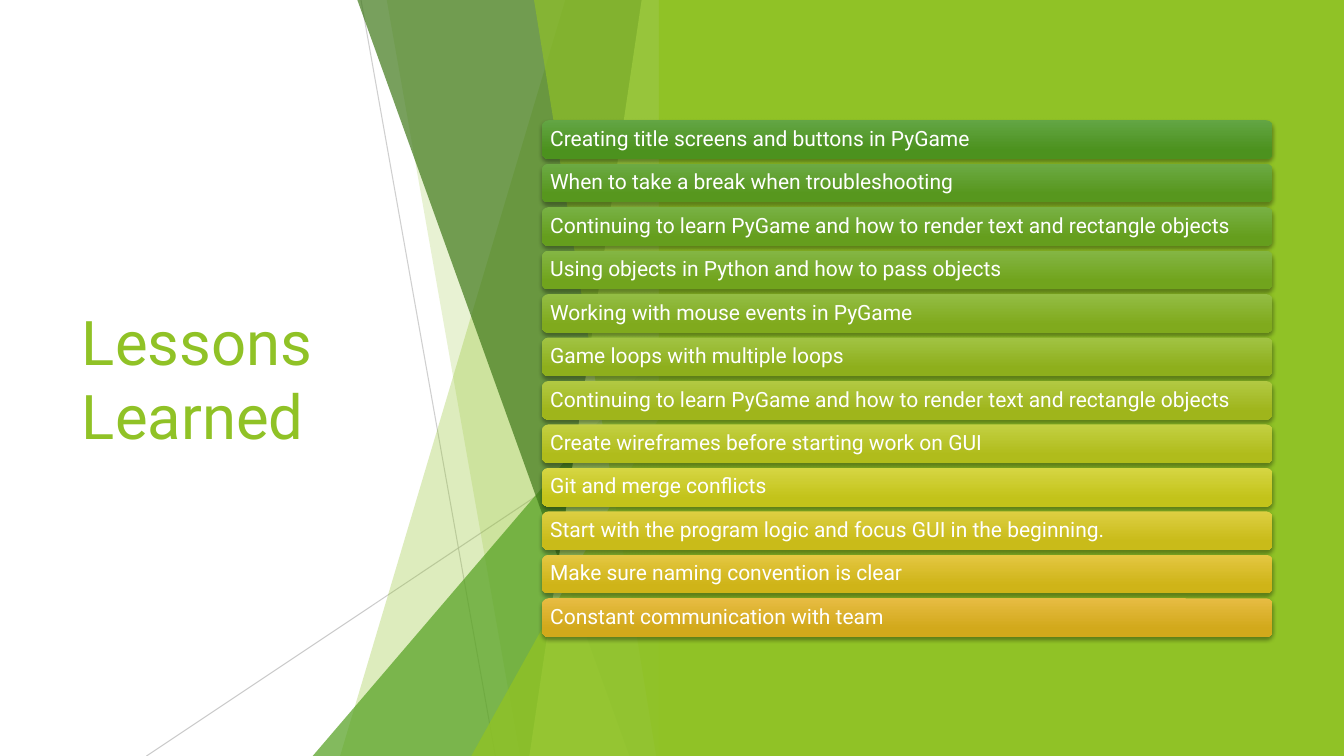
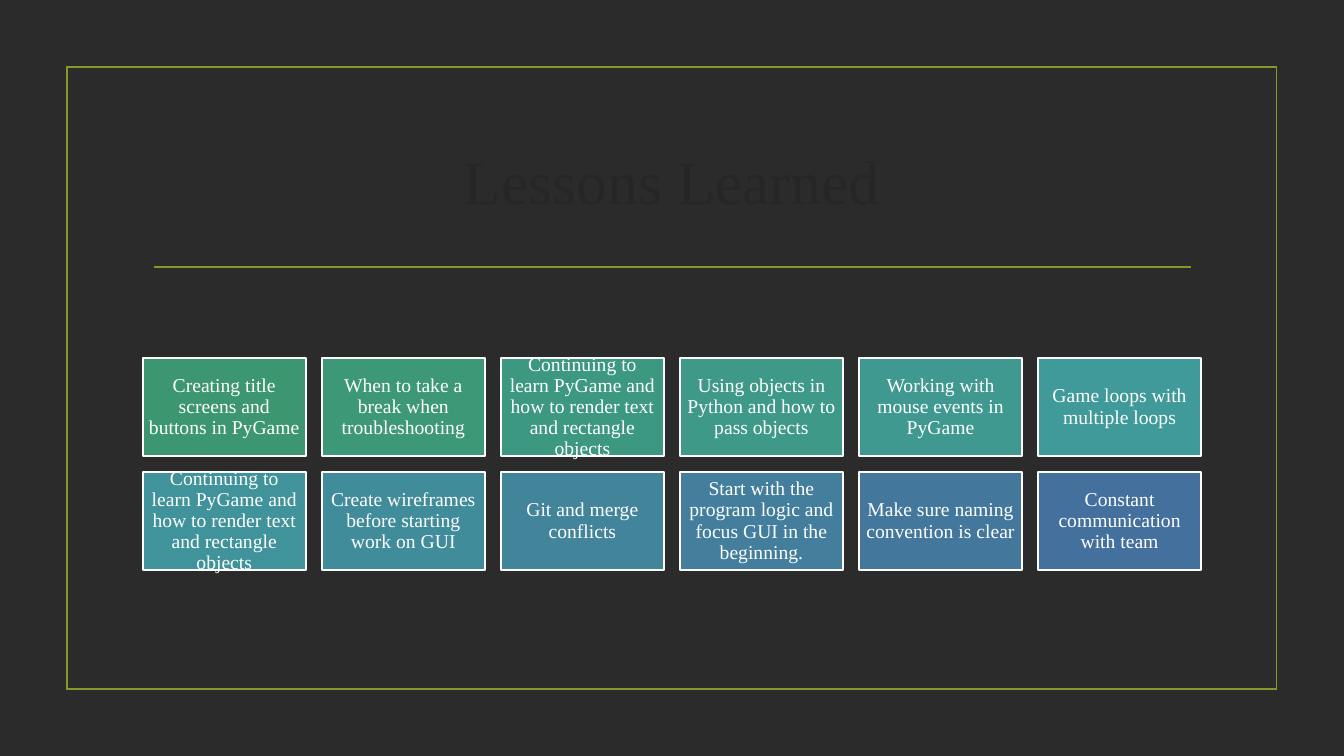
Before and after one commit to vdenys93/scrabble, a slide deck: slide 7 of TechWise_Team_4_-_Project_1_Presentation.pptx. Drawn at 1344x756 pixels with LibreOffice and Linux fonts; fonts in the diff are those of the drawing; background and template pictures are left out; a plain dark background stands for a picture behind light text. Boxes give left, top, right and bottom in pixels: in the first picture for what was removed or moved away, otherwise in the second. Text is boxed around its words. In the diff, an @@ line names an element or a change of style, - is before the commit and + after.

```diff
--- a/TechWise_Team_4_-_Project_1_Presentation.pptx
+++ b/TechWise_Team_4_-_Project_1_Presentation.pptx
@@ background #FFFFFF to picture (left out) @@
@@ rectangle removed at (0,0,1344,756) @@
@@ rectangle removed at (659,0,1344,756) @@
@@ rectangle added at (67,68,1276,690), outline #83992A 1.25 pt @@
@@ title "Lessons Learned": place and size @@
-title "Lessons Learned" at (82,321,312,440)
+title "Lessons Learned" at (143,108,1202,252)
@@ title "Lessons Learned" at (143,108,1202,252): font Roboto to Times New Roman, text colour #90C226 to #262626; alignment left to centre @@
@@ line added from (154, 267) to (1191, 267), #83992A 1.25 pt @@
@@ text "Creating title screens and buttons ...": place and size @@
-text "Creating title screens and buttons ..." at (550,130,970,151)
+text "Creating title screens and buttons ..." at (149,378,300,438)
@@ text "When to take a break ...": place and size @@
-text "When to take a break ..." at (550,173,953,194)
+text "When to take a break ..." at (342,378,465,439)
@@ text "Continuing to learn PyGame and ...": place and size @@
-text "Continuing to learn PyGame and ..." at (550,391,1230,412)
+text "Continuing to learn PyGame and ..." at (510,356,654,460)
@@ text "Using objects in Python and ...": place and size @@
-text "Using objects in Python and ..." at (550,260,1002,281)
+text "Using objects in Python and ..." at (687,378,835,438)
@@ text "Working with mouse events in ...": place and size @@
-text "Working with mouse events in ..." at (550,304,912,325)
+text "Working with mouse events in ..." at (877,378,1003,438)
@@ text "Game loops with multiple loops": place and size @@
-text "Game loops with multiple loops" at (550,347,844,367)
+text "Game loops with multiple loops" at (1052,388,1187,428)
@@ group removed at (146,0,673,756): 5 freeform shapes, 2 lines, 2 triangles @@
@@ group removed at (0,0,1344,756): 5 freeform shapes, 3 triangles, 2 lines @@
@@ text "Continuing to learn PyGame and ...": place and size @@
-text "Continuing to learn PyGame and ..." at (550,217,1230,238)
+text "Continuing to learn PyGame and ..." at (152,470,296,574)
@@ text "Create wireframes before starting work ...": place and size @@
-text "Create wireframes before starting work ..." at (550,434,982,455)
+text "Create wireframes before starting work ..." at (331,492,475,548)
@@ text "Git and merge conflicts": place and size @@
-text "Git and merge conflicts" at (550,477,766,498)
+text "Git and merge conflicts" at (526,502,639,538)
@@ text "Start with the program logic ...": place and size @@
-text "Start with the program logic ..." at (550,521,1104,542)
+text "Start with the program logic ..." at (689,481,833,563)
@@ text "Make sure naming convention is ...": place and size @@
-text "Make sure naming convention is ..." at (550,564,902,585)
+text "Make sure naming convention is ..." at (866,502,1014,538)
@@ size 15 to 14 pt, font Roboto to Times New Roman; alignment left to centre in 12 elements at (689,481,833,563), (510,356,654,460), (866,502,1014,538), (526,502,639,538), (877,378,1003,438), (1052,388,1187,428), (149,378,300,438), (342,378,465,439), (152,470,296,574), (687,378,835,438), (331,492,475,548), (1059,493,1181,548) @@
@@ text "Constant communication with team": place and size @@
-text "Constant communication with team" at (550,608,884,624)
+text "Constant communication with team" at (1059,493,1181,548)
@@ group added at (143,358,1201,570): 12 rectangles @@
@@ group removed at (542,120,1273,636): 12 rounded rectangles @@
```
Also in this commit, not shown: 7 other slides changed, 2 slides added, 2 slides removed.
